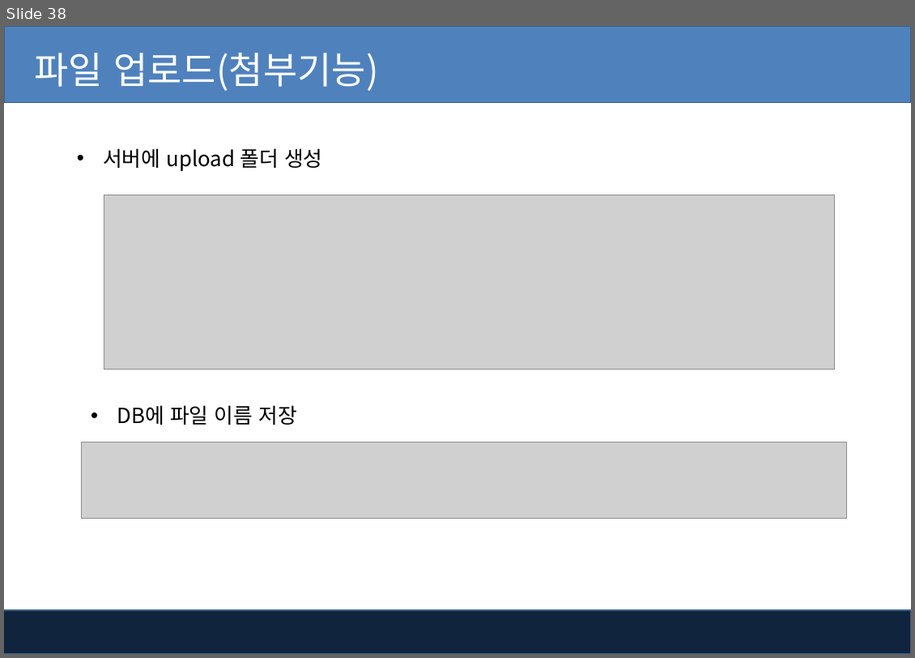
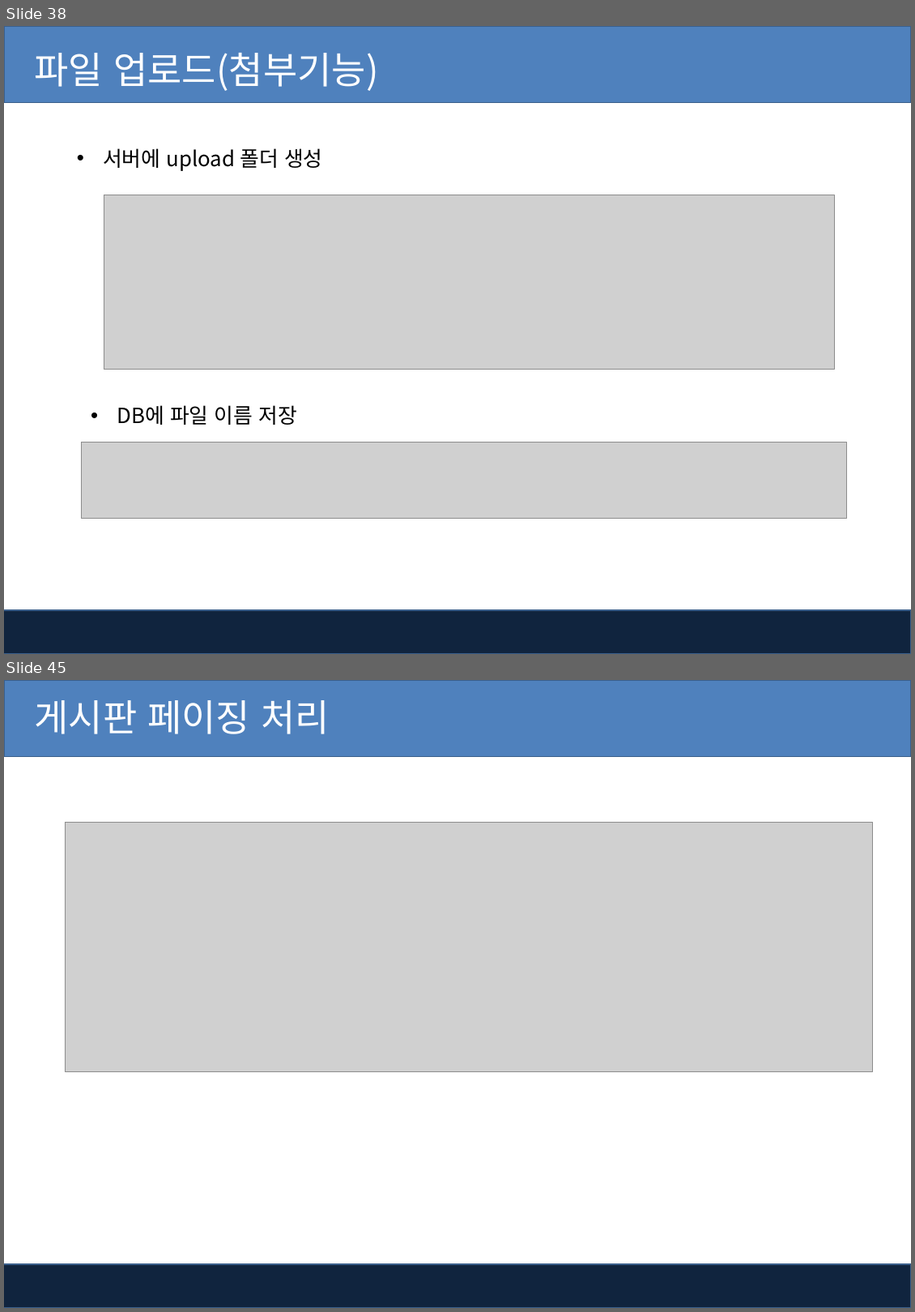
Before and after one commit to kiyongee2/green_project_web, a slide deck: jsp_ppt/10-2장. Jsp - MVC를 이용한 게시판 관리.pptx. Shown one above the other, each under a label of ours: slide 38 before the commit, slides 38 and 45 after it; the slides between them are not shown. The pictures are 915x658 and 915x1312 pixels, drawn with LibreOffice and Linux fonts; fonts in the diff are those of the drawing; grey boxes stand for pictures; background and template pictures are left out. Boxes give left, top, right and bottom in pixels: in the first picture for what was removed or moved away, otherwise in the second. Text is boxed around its words. In the diff, an @@ line names an element or a change of style, - is before the commit and + after.

```diff
--- a/jsp_ppt/10-2장. Jsp - MVC를 이용한 게시판 관리.pptx
+++ b/jsp_ppt/10-2장. Jsp - MVC를 이용한 게시판 관리.pptx
@@ slide 45 added at [4,680,911,1308], background #FFFFFF; not listed: 2 template elements that a slide beside it also shows @@
@@ text added at [35,700,330,734], 32 pt, text #FFFFFF @@
+게시판 페이징 처리
@@ picture added at [65,823,872,1072] @@
```
Also in this commit, not shown: 6 other slides added, 17 other files.
